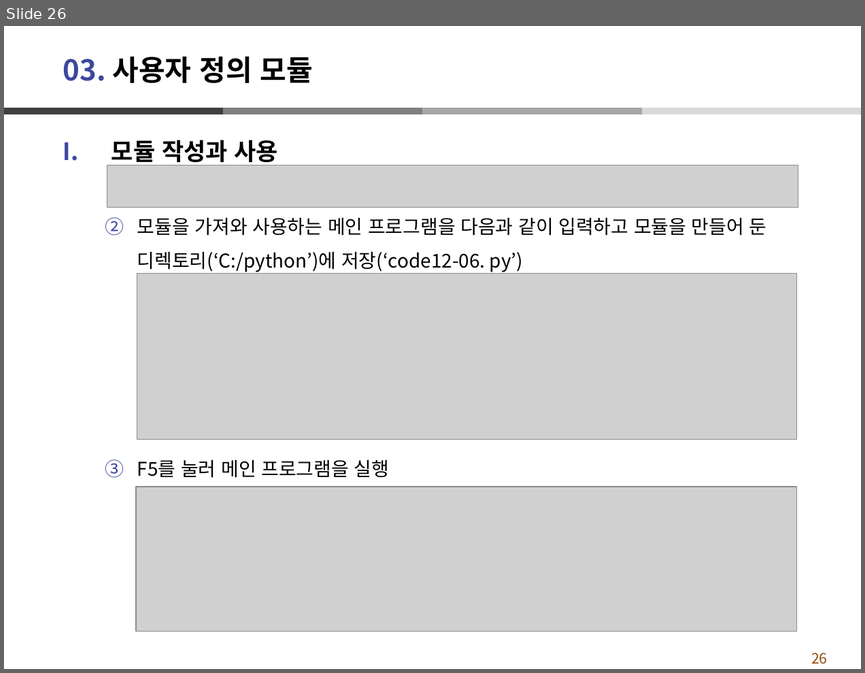
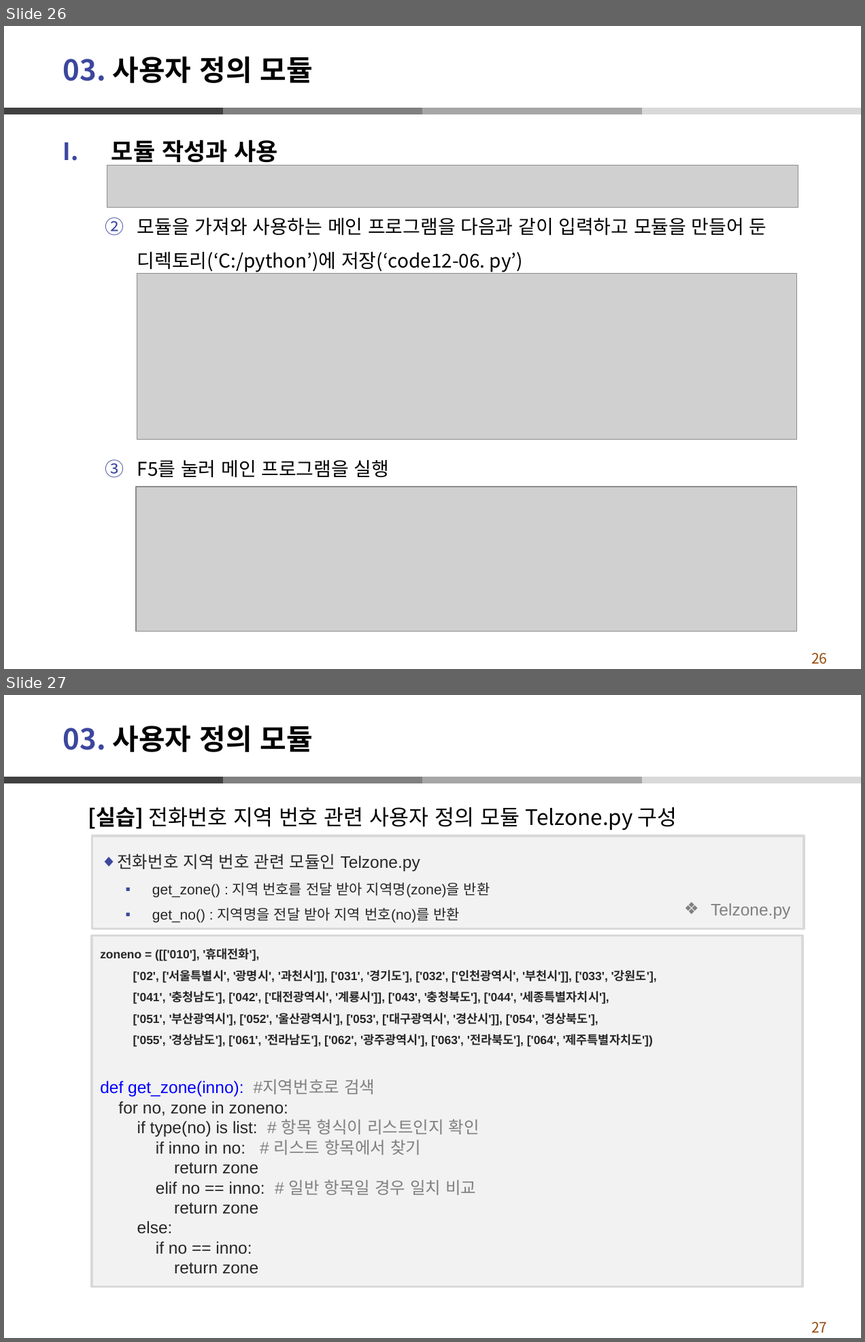
Before and after one commit to dndxor/BCPy, a slide deck: Ch12_모듈.pptx. Shown one above the other, each under a label of ours: slide 26 before the commit, slides 26 and 27 after it. The pictures are 865x673 and 865x1342 pixels, drawn with LibreOffice and Linux fonts; fonts in the diff are those of the drawing; grey boxes stand for pictures. Boxes give left, top, right and bottom in pixels: in the first picture for what was removed or moved away, otherwise in the second. Text is boxed around its words. In the diff, an @@ line names an element or a change of style, - is before the commit and + after.

```diff
--- a/Ch12_모듈.pptx
+++ b/Ch12_모듈.pptx
@@ slide 27 added at [4,695,861,1338], background #FFFFFF; not listed: 5 template elements that a slide beside it also shows @@
@@ title added at [63,725,312,752], 24 pt, text #000000, bold @@
+03. 사용자 정의 모듈
@@ text added at [88,807,677,830], 18 pt, text #000000 @@
+  [실습] 전화번호 지역 번호 관련 사용자 정의 모듈 Telzone.py 구성
@@ rectangle added at [92,836,804,928], fill #F2F2F2, outline #D9D9D9 2 pt, 12 pt, text #262626 @@
+◆ 전화번호 지역 번호 관련 모듈인 Telzone.py
+  ▪ get_zone() : 지역 번호를 전달 받아 지역명(zone)을 반환
+  ▪ get_no() : 지역명을 전달 받아 지역 번호(no)를 반환
@@ text added at [711,903,790,919], 14 pt, text #808080 @@
+❖ Telzone.py
@@ rectangle added at [92,936,802,1286], fill #F2F2F2, outline #D9D9D9 2 pt, 10 pt, text #262626, bold @@
+zoneno = ([['010'], '휴대전화'],
+['02', ['서울특별시', '광명시', '과천시']], ['031', '경기도'], ['032', ['인천광역시', '부천시']], ['033', '강원도'],
+['041', '충청남도'], ['042', ['대전광역시', '계룡시']], ['043', '충청북도'], ['044', '세종특별자치시'],
+['051', '부산광역시'], ['052', '울산광역시'], ['053', ['대구광역시', '경산시']], ['054', '경상북도'],
+['055', '경상남도'], ['061', '전라남도'], ['062', '광주광역시'], ['063', '전라북도'], ['064', '제주특별자치도'])
+def get_zone(inno): #지역번호로 검색
+for no, zone in zoneno:
+if type(no) is list: # 항목 형식이 리스트인지 확인
+if inno in no: # 리스트 항목에서 찾기
+return zone
+elif no == inno: # 일반 항목일 경우 일치 비교
+return zone
+else:
+if no == inno:
+return zone
```
Also in this commit, not shown: 3 slides changed, 2 other slides added, 3 slides removed, 11 other files.
